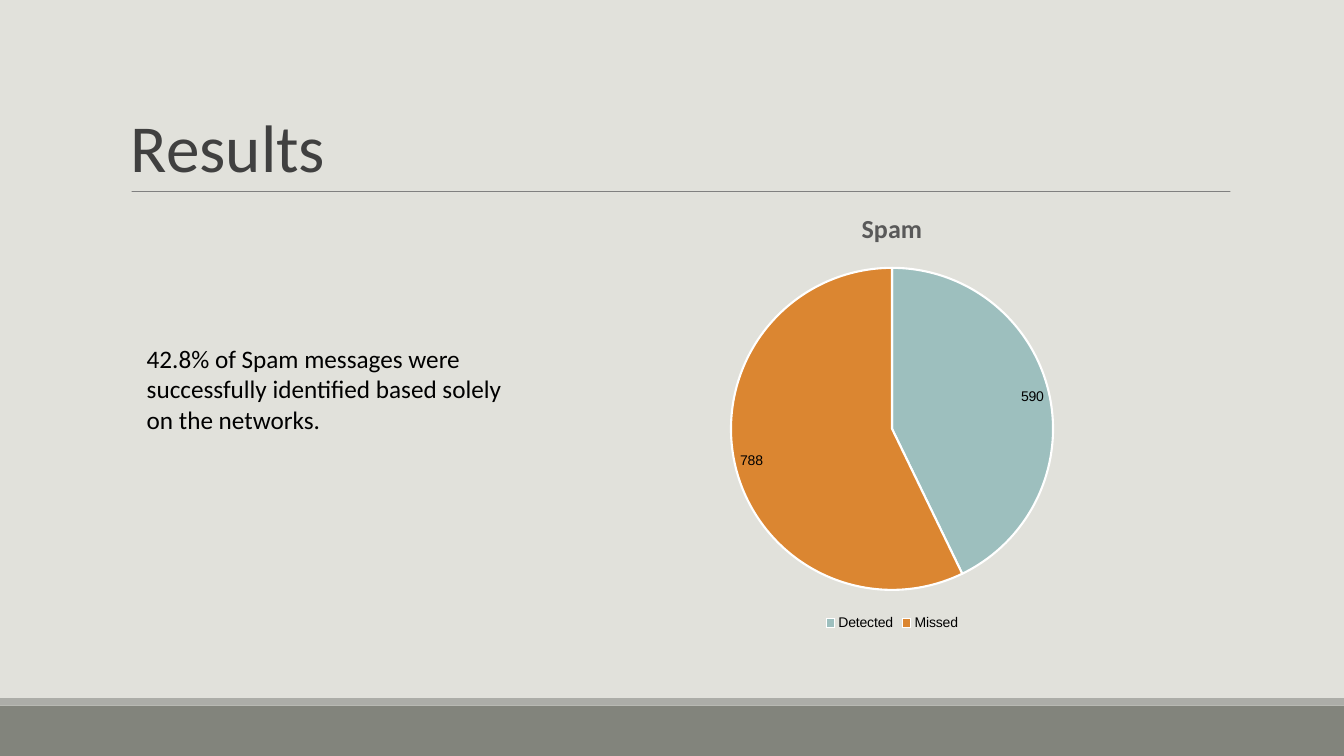
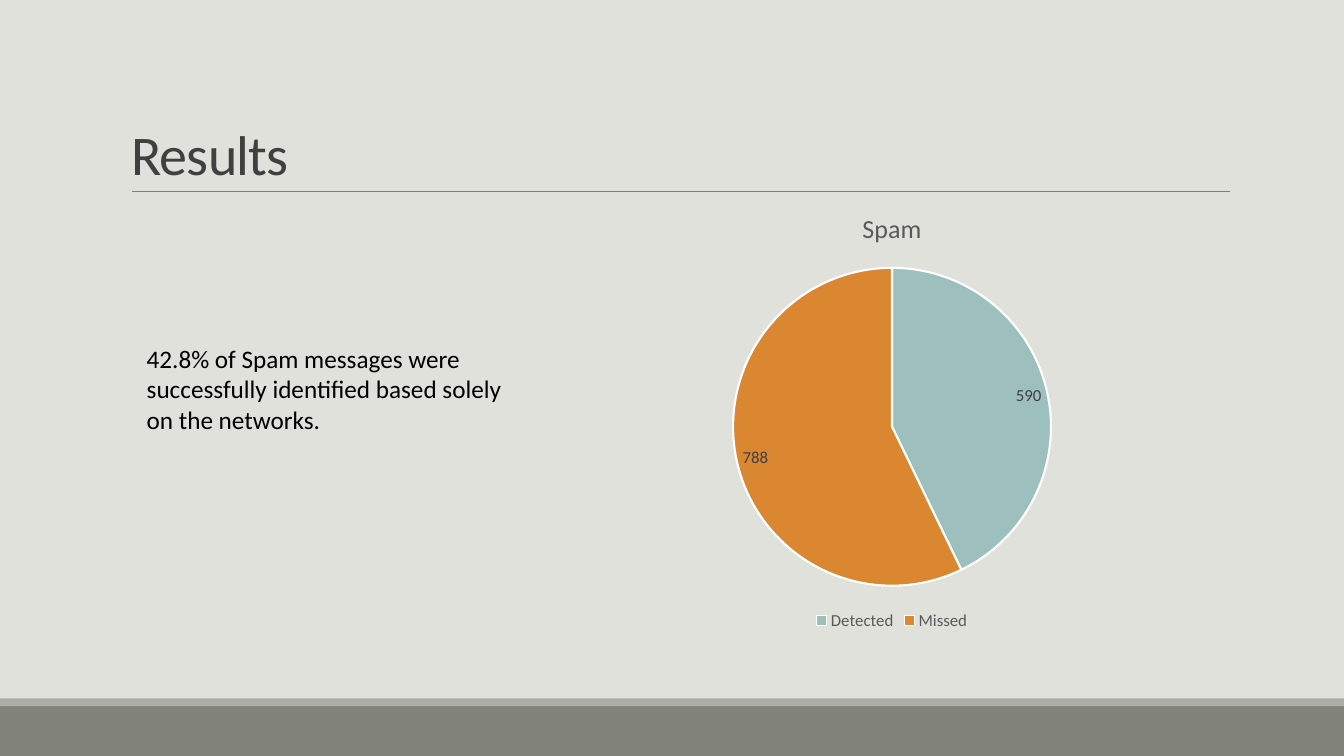
Before and after one commit to bmtober/ec4747-alt, a slide deck: slide 9 of presentation/EC4747Presentation.pptx. Drawn at 1344x756 pixels with LibreOffice and Linux fonts; fonts in the diff are those of the drawing. Boxes give left, top, right and bottom in pixels: in the first picture for what was removed or moved away, otherwise in the second. Text is boxed around its words. In the diff, an @@ line names an element or a change of style, - is before the commit and + after.

```diff
--- a/presentation/EC4747Presentation.pptx
+++ b/presentation/EC4747Presentation.pptx
@@ title "Results" at (x1=131, y1=136, x2=289, y2=176): size 48 to 40 pt, letter spacing 0 to -0.5 pt @@
@@ pie chart at (x1=555, y1=192, x2=1230, y2=635) @@
@@ data labels of Spam changed @@
@@ legend changed @@
@@ lettering changed @@
```
Also in this commit, not shown: 32 other slides changed, 8 slides added, 7 slides removed, 1 other file.
